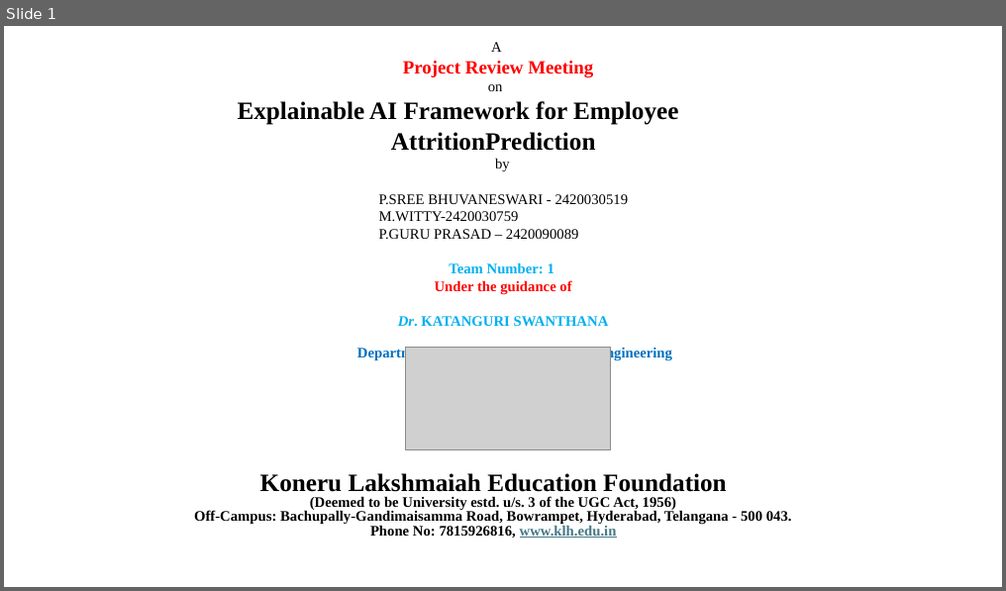
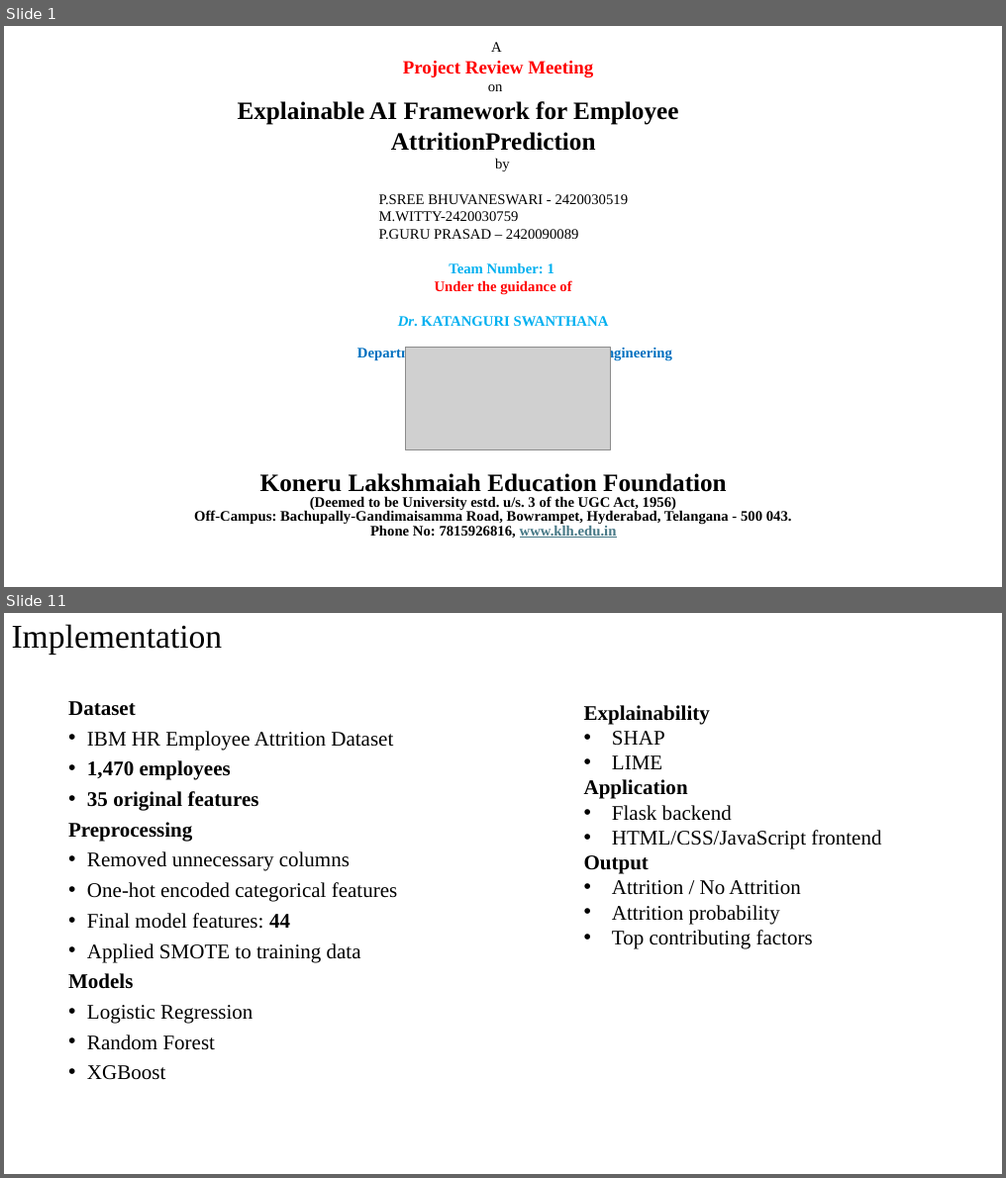
Before and after one commit to BHUVANA1007/KLH-CSE-2024-2420030519-Explainable-AI-Framework-for-Employee-Attrition-Prediction, a slide deck: docs/Presentation.pptx. Shown one above the other, each under a label of ours: slide 1 before the commit, slides 1 and 11 after it; the slides between them are not shown. The pictures are 1006x591 and 1006x1178 pixels, drawn with LibreOffice and Linux fonts; fonts in the diff are those of the drawing; grey boxes stand for pictures. Boxes give left, top, right and bottom in pixels: in the first picture for what was removed or moved away, otherwise in the second. Text is boxed around its words. In the diff, an @@ line names an element or a change of style, - is before the commit and + after.

Commit message:
Add employee attrition prediction ML and XAI implementation

```diff
--- a/docs/Presentation.pptx
+++ b/docs/Presentation.pptx
@@ slide 11 added at (4, 613, 1002, 1174), background #FFFFFF @@
@@ title added at (12, 624, 223, 655), 32 pt, text #000000 @@
+Implementation
@@ text added at (68, 701, 397, 1080), 20 pt, text #000000 @@
+Dataset
+• IBM HR Employee Attrition Dataset
+• 1,470 employees
+• 35 original features
+Preprocessing
+• Removed unnecessary columns
+• One-hot encoded categorical features
+• Final model features: 44
+• Applied SMOTE to training data
+Models
+• Logistic Regression
+• Random Forest
+• XGBoost
@@ text added at (584, 705, 881, 950), 20 pt, text #000000 @@
+Explainability
+• SHAP
+• LIME
+Application
+• Flask backend
+• HTML/CSS/JavaScript frontend
+Output
+• Attrition / No Attrition
+• Attrition probability
+• Top contributing factors
```
Also in this commit, not shown: 5 slides changed, 9 other slides added, 7 slides removed, 35 other files.
